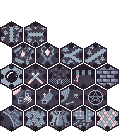
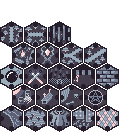
Comparing the layer stacks of the two w=119, h=132 images. Changes:
added group "WalkwayTile 21 Folder" with 5 layers in group "Tiles" over [48, 21, 71, 48]
added layer "WalkwayTile 21 Decor 1" in group "WalkwayTile 21 Folder" over [48, 21, 71, 48]
added layer "WalkwayTile 21 Decor 4" in group "WalkwayTile 21 Folder" over [52, 38, 66, 43]
added layer "WalkwayTile 21 Decor 2" in group "WalkwayTile 21 Folder" over [48, 21, 70, 48]
added layer "WalkwayTile 21 Decor 3" in group "WalkwayTile 21 Folder" over [55, 31, 64, 40]
added layer "WalkwayTile 21 Main" in group "WalkwayTile 21 Folder" over [48, 21, 71, 48]